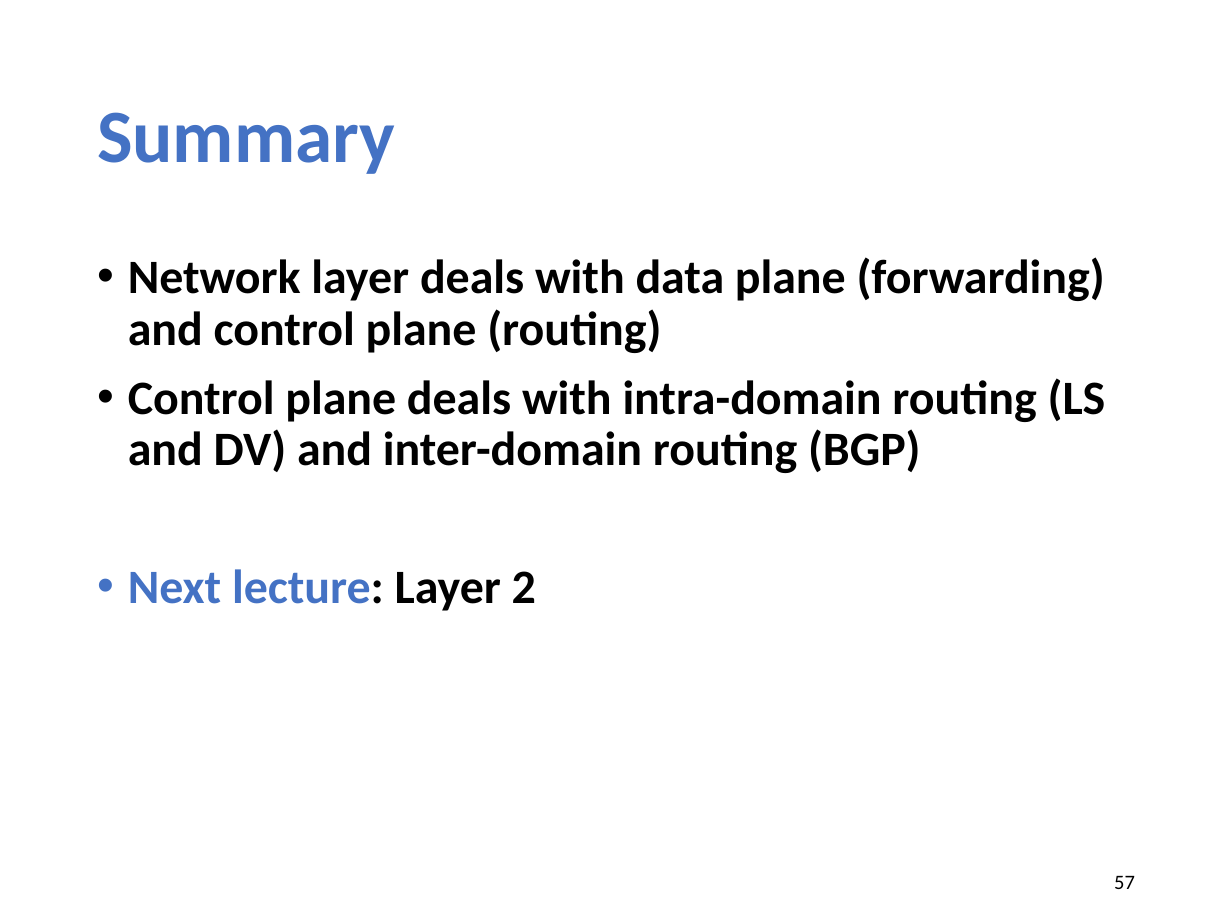
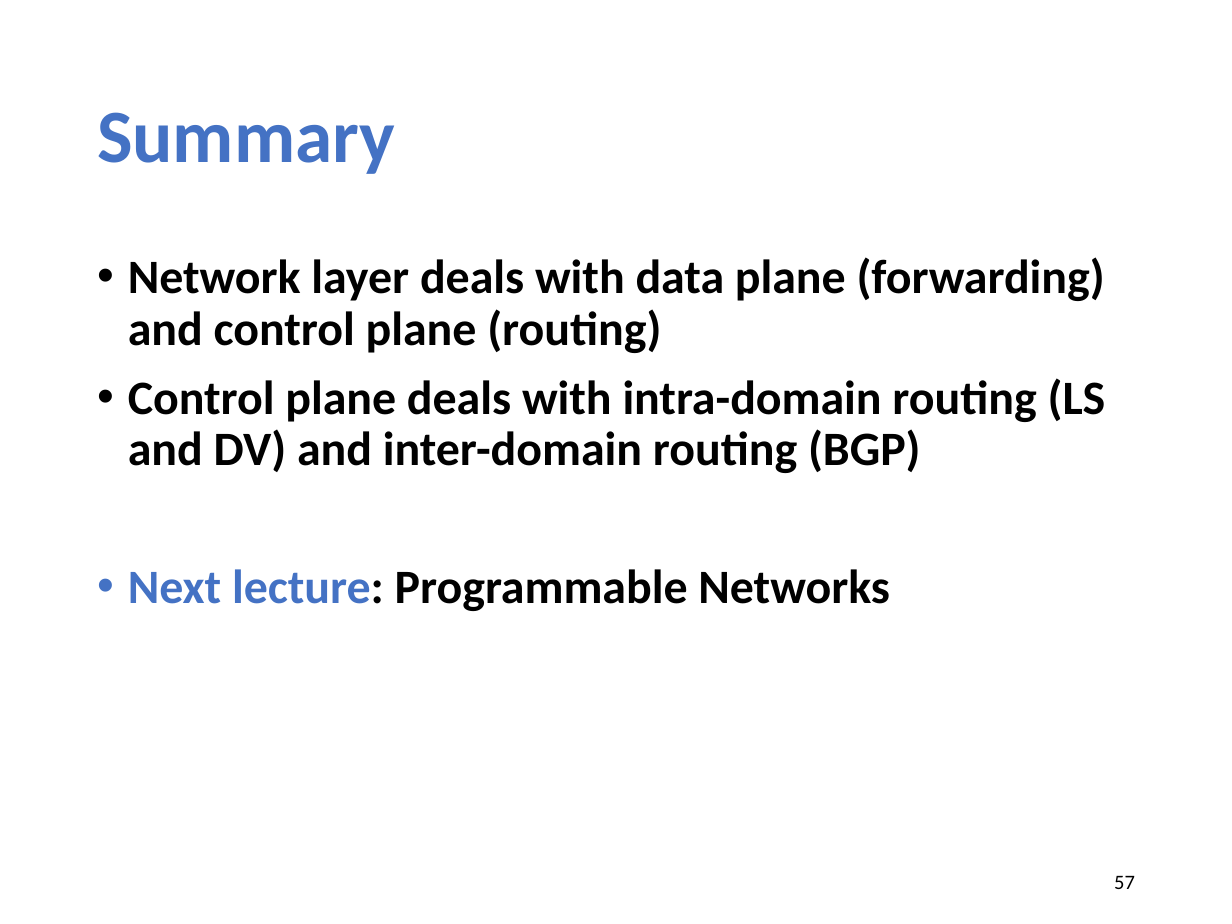
Before and after one commit to xinjin/course-net, a slide deck: slide 57 of slides/lec15_bgp.pptx. Drawn at 1232x924 pixels with LibreOffice and Linux fonts; fonts in the diff are those of the drawing. Boxes give left, top, right and bottom in pixels: in the first picture for what was removed or moved away, otherwise in the second. Text is boxed around its words. In the diff, an @@ line names an element or a change of style, - is before the commit and + after.

```diff
--- a/slides/lec15_bgp.pptx
+++ b/slides/lec15_bgp.pptx
@@ text at [128, 569, 889, 611]: text changed; text colour #4472C4 to #000000 @@
-• Next lecture: Layer 2
+• Next lecture: Programmable Networks
```
Also in this commit, not shown: 1 other file.
